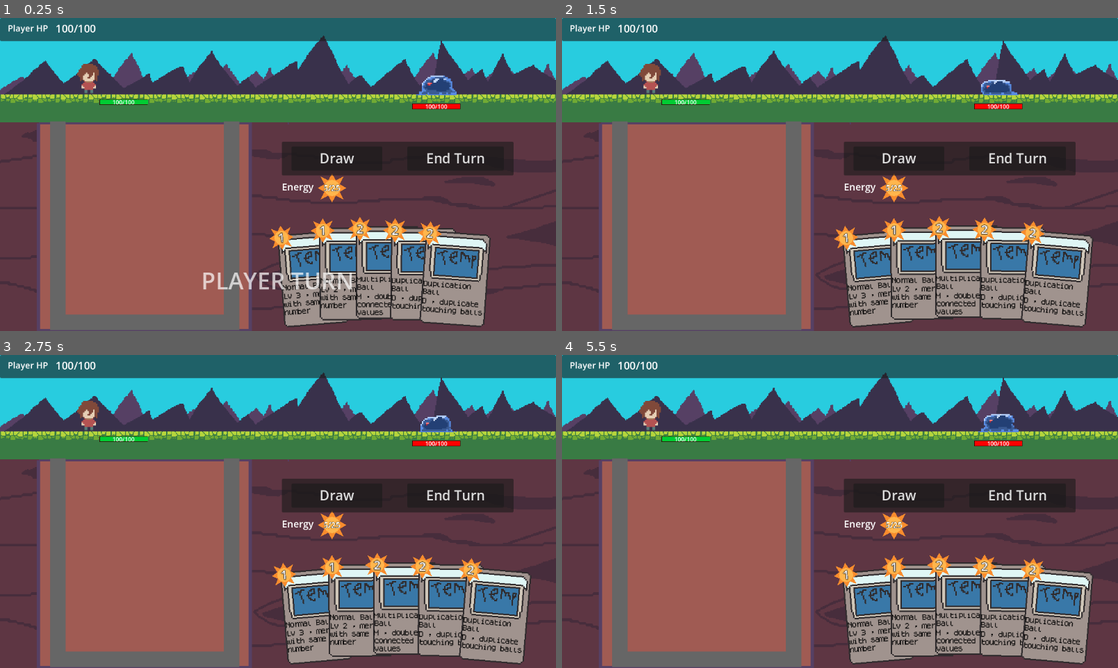
Above: before the commit, frames 1-4 (two rows, left to right).
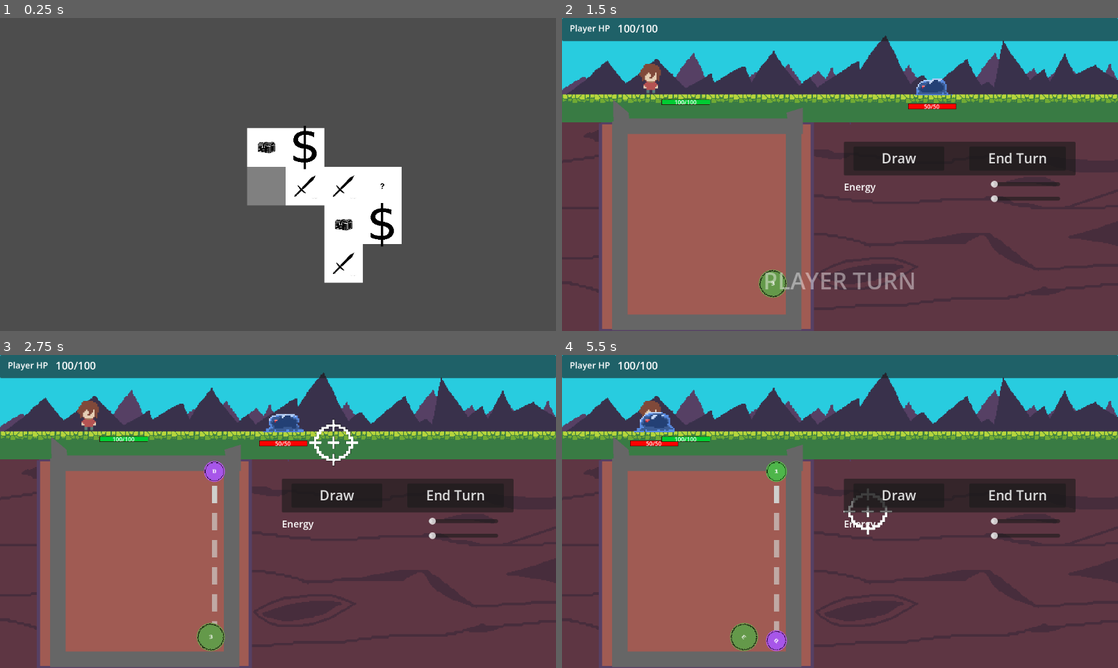
Above: after the commit, the same moments.

Repository: nmh6063-star/GameDesign-FinalProject
Game: Godot game, scene res://scenes/map.tscn
The game is run twice, just before and just after one commit, with the same random seed, the same clock (stepped at 60 frames per second) and the same inputs. Before the commit the project starts from res://scenes/main.tscn.
Inputs (mouse positions are in pixels of both pictures, inside the frame that each line leads up to):
- Up to frame 1 (0.25 s): no input
- Up to frame 2 (1.5 s): tap Enter (enter_level, bound only after the commit) at 0.5 s; move the mouse to (962, 158) at 0.52 s; hold D (Move_Right) 0.53-1.28 s; click (962, 158) at 0.6 s; tap Space (space) at 0.8, 1.35 s; move the mouse to (728, 190) at 1.27 s; hold S (Move_Down) from 1.28 s (still down)
- Up to frame 3 (2.75 s): tap Enter (enter_level, bound only after the commit) at 1.55, 2.1 s; move the mouse to (333, 442) at 2.02 s; release S (Move_Down) at 2.03 s; hold D (Move_Right) from 2.03 s (still down); tap X (mode_switch, bound only after the commit) at 2.3 s
- Up to frame 4 (5.5 s): move the mouse to (812, 574) at 2.77 s; release D (Move_Right) at 2.78 s; hold W (Move_Up) 2.78-3.53 s; tap X (mode_switch, bound only after the commit) at 2.85, 5.3 s; click (812, 574) at 3.05 s; move the mouse to (1006, 558) at 3.52 s; hold A (left) 3.53-5.03 s; click (1006, 558) at 3.6 s; tap Space (space) at 3.8, 4.35 s; move the mouse to (673, 464) at 4.27 s; tap Enter (enter_level, bound only after the commit) at 4.55, 5.1 s; move the mouse to (867, 511) at 5.02 s; hold S (Move_Down) from 5.03 s (still down)

The runs differ from the first frame. In frame 1, 79% of the frame differs, in the area x 0-100%, y 0-100%; in frame 2, 16%; in frame 3, 17%; in frame 4, 17%.

Commit message:
map + gameplay changes

Diff:
--- a/project.godot
+++ b/project.godot
@@ -11,7 +11,7 @@
 [application]
 
 config/name="ProfessorPinballsCastle"
-run/main_scene="uid://tt07u0d3npdi"
+run/main_scene="uid://bdoo1vsi5jcwo"
 config/features=PackedStringArray("4.6", "GL Compatibility")
 boot_splash/bg_color=Color(0, 0.133333, 0.764706, 1)
 config/icon="res://assets/CapsuleBall.png"
@@ -211,12 +211,23 @@
 "events": [Object(InputEventMouseButton,"resource_local_to_scene":false,"resource_name":"","device":-1,"window_id":0,"a …(253 unchanged characters)…
 ]
 }
+mode_switch={
+"deadzone": 0.2,
+"events": [Object(InputEventKey,"resource_local_to_scene":false,"resource_name":"","device":-1,"window_id":0,"alt_pressed":false,"shift_pressed":false,"ctrl_pressed":false,"meta_pressed":false,"pressed":false,"keycode":0,"physical_keycode":88,"key_label":0,"unicode":120,"location":0,"echo":false,"script":null)
+]
+}
+enter_level={
+"deadzone": 0.2,
+"events": [Object(InputEventKey,"resource_local_to_scene":false,"resource_name":"","device":-1,"window_id":0,"alt_pressed":false,"shift_pressed":false,"ctrl_pressed":false,"meta_pressed":false,"pressed":false,"keycode":0,"physical_keycode":4194309,"key_label":0,"unicode":0,"location":0,"echo":false,"script":null)
+]
+}
 
 [physics]
 
 3d/physics_engine="Jolt Physics"
 2d/default_gravity=1000
 2d/default_linear_damp=0.0
+common/physics_interpolation=true
 common/physics_fps=240
 
 [rendering]
--- a/scenes/main.tscn
+++ b/scenes/main.tscn
@@ -13,6 +13,7 @@
 [ext_resource type="Script" uid="uid://cwd3n2iac6d77" path="res://script/entities/player.gd" id="9_trceg"]
 [ext_resource type="Script" uid="uid://cddiivxjsx5a1" path="res://script/ui/line_indicator.gd" id="11_ya4ey"]
 [ext_resource type="PackedScene" uid="uid://dyoj8165ej3ax" path="res://scenes/indicator_sprite.tscn" id="12_eb6dy"]
+[ext_resource type="Texture2D" uid="uid://dx12fl0tb44r5" path="res://assets/Target.png" id="14_a8y0u"]
 
 [sub_resource type="GDScript" id="GDScript_0wfyh"]
 script/source = "extends Node2D
@@ -40,7 +41,7 @@
 	template_ball.connect(\"dropped\", _on_ball_dropped)
 	((template_ball as Node).get_node(\"CollisionShape2D\") as CollisionShape2D).disabled = true
 	game_manager.attack_calculated.connect(_on_attack_calculated)
-	game_manager.player_attacked.connect(_on_player_attacked)
+	enemy_node.player_attacked.connect(_on_player_attacked)
 	game_manager.player_healed.connect(_on_player_healed)
 	game_manager.turn_ended.connect(_on_turn_ended)
 	game_manager.energy_changed.connect(_on_energy_changed)
@@ -191,6 +192,7 @@
 
 [sub_resource type="PhysicsMaterial" id="PhysicsMaterial_ball"]
 friction = 2.5
+bounce = 0.9
 
 [sub_resource type="CircleShape2D" id="CircleShape2D_o5qli"]
 radius = 20.0
@@ -376,6 +378,9 @@
 _data = [Vector2(0, -1), 0.0, 6.0, 0, 0, Vector2(0.4950249, 0.00042247772), 0.0, 0.0, 0, 0, Vector2(1, 1), 6.0, 0.0, 0, 0]
 point_count = 3
 
+[sub_resource type="CircleShape2D" id="CircleShape2D_jkv2x"]
+radius = 40.311287
+
 [node name="Node2D" type="Node2D" unique_id=1625147204]
 position = Vector2(328, 323)
 script = SubResource("GDScript_0wfyh")
@@ -386,7 +391,7 @@
 [node name="DamageAnchorEnemy" type="Marker2D" parent="." unique_id=1800000041]
 position = Vector2(664, -132)
 
-[node name="GameManager" type="Node" parent="." unique_id=393182643]
+[node name="GameManager" type="Node2D" parent="." unique_id=1775782920]
 script = ExtResource("2_gm")
 
 [node name="WoodBack" type="Sprite2D" parent="." unique_id=1221723363]
@@ -515,6 +520,7 @@
 text = "Player HP"
 
 [node name="EnergyLabel" type="Label" parent="UI" unique_id=1800000011]
+visible = false
 offset_left = 584.0
 offset_top = 335.0
 offset_right = 768.0
@@ -579,6 +585,7 @@
 layout_mode = 2
 
 [node name="CostBadge" type="Node2D" parent="UI" unique_id=2081867748]
+visible = false
 z_index = -1
 position = Vector2(688, 352)
 scale = Vector2(1.5, 1.5)
@@ -614,15 +621,34 @@
 horizontal_alignment = 1
 vertical_alignment = 1
 
+[node name="HSlider" type="HSlider" parent="." unique_id=756710493]
+offset_left = 560.0
+offset_top = 42.0
+offset_right = 704.0
+offset_bottom = 58.0
+
+[node name="HSlider2" type="HSlider" parent="." unique_id=1124735120]
+offset_left = 560.0
+offset_top = 12.0
+offset_right = 704.0
+offset_bottom = 28.0
+
 [node name="Box" type="StaticBody2D" parent="." unique_id=953407219]
 position = Vector2(-40, 109)
 physics_material_override = SubResource("PhysicsMaterial_surface")
 
-[node name="box_left" type="Polygon2D" parent="Box" unique_id=1832960912]
+[node name="box_left2" type="Polygon2D" parent="Box" unique_id=1908746544]
 position = Vector2(14, -226)
 scale = Vector2(1, 10.75)
 color = Color(0.4, 0.4, 0.4, 1)
 polygon = PackedVector2Array(-198, 0.6511631, -166, 0.6511631, -166, 37.860466, 162, 37.860466, 162, 0.6511631, 194, 0.6511631, 194, 40.83721, -198, 40.83721)
+uv = PackedVector2Array(-200, 0, -160.48761, 0, -146.41681, 0, -56.703583, 0, 0.3521576, 0, 164.01239, 0, 200, 0, 200, 40, -136.33289, 40, -200, 40)
+
+[node name="box_left3" type="Polygon2D" parent="Box" unique_id=1522180883]
+position = Vector2(17, -632)
+scale = Vector2(1, 10.75)
+color = Color(0.4, 0.4, 0.4, 1)
+polygon = PackedVector2Array(-199, 34.25, -167, 36.75, -166, 37.860466, 162, 37.860466, 160, 36.75, 194.5, 35.75, 194, 40.83721, -198, 40.83721)
 uv = PackedVector2Array(-200, 0, -160.48761, 0, -146.41681, 0, -56.703583, 0, 0.3521576, 0, 164.01239, 0, 200, 0, 200, 40, -136.33289, 40, -200, 40)
 
 [node name="collision_left" type="CollisionPolygon2D" parent="Box" unique_id=2092186238]
@@ -697,13 +723,30 @@
 [node name="Timer" type="Timer" parent="Enemy" unique_id=1336342294]
 wait_time = 0.1
 
+[node name="Timer2" type="Timer" parent="Enemy" unique_id=421151047]
+wait_time = 5.0
+one_shot = true
+autostart = true
+
 [node name="CardManager" type="Node2D" parent="." unique_id=492797140]
 position = Vector2(184, 216)
 script = ExtResource("6_o6xl0")
 hand_curve = SubResource("Curve_o6xl0")
 rotation_curve = SubResource("Curve_tipki")
 
+[node name="Target" type="Node2D" parent="." unique_id=2058900465]
+
+[node name="Area2D" type="Area2D" parent="Target" unique_id=1811101269]
+
+[node name="CollisionShape2D" type="CollisionShape2D" parent="Target/Area2D" unique_id=1870874704]
+shape = SubResource("CircleShape2D_jkv2x")
+
+[node name="Sprite2D" type="Sprite2D" parent="Target" unique_id=1555519289]
+scale = Vector2(0.15, 0.15)
+texture = ExtResource("14_a8y0u")
+
 [connection signal="pressed" from="UI/ActionBar/DrawButton" to="." method="_on_draw_pressed"]
 [connection signal="pressed" from="UI/ActionBar/FinishTurnButton" to="." method="_on_finish_turn_pressed"]
 [connection signal="timeout" from="Player/Timer" to="Player" method="_on_timer_timeout"]
 [connection signal="timeout" from="Enemy/Timer" to="Enemy" method="_on_timer_timeout"]
+[connection signal="timeout" from="Enemy/Timer2" to="Enemy" method="_on_timer_2_timeout"]
--- /dev/null
+++ b/scenes/map.tscn
@@ -0,0 +1,27 @@
+[gd_scene format=3 uid="uid://bdoo1vsi5jcwo"]
+
+[ext_resource type="Script" uid="uid://w50sb5yf7wx8" path="res://script/map/map_generator.gd" id="1_4xfga"]
+
+[node name="Node2D" type="Node2D" unique_id=843395142]
+
+[node name="map_manager" type="Node2D" parent="." unique_id=664129571]
+script = ExtResource("1_4xfga")
+
+[node name="Camera2D" type="Camera2D" parent="." unique_id=1988526847]
+scale = Vector2(3, 3)
+
+[node name="CanvasLayer" type="CanvasLayer" parent="." unique_id=1595742687]
+
+[node name="Container" type="Container" parent="CanvasLayer" unique_id=2090410410]
+anchors_preset = 8
+anchor_left = 0.5
+anchor_top = 0.5
+anchor_right = 0.5
+anchor_bottom = 0.5
+grow_horizontal = 2
+grow_vertical = 2
+
+[node name="Button" type="Button" parent="CanvasLayer/Container" unique_id=797702381]
+custom_minimum_size = Vector2(100, 100)
+layout_mode = 2
+text = "Test"
--- /dev/null
+++ b/scenes/map_tile.tscn
@@ -0,0 +1,13 @@
+[gd_scene format=3 uid="uid://c6nksbnqw6wkk"]
+
+[ext_resource type="Script" uid="uid://d1e4u0j6ifmdy" path="res://script/map/map_tile.gd" id="1_eader"]
+
+[node name="MapTile" type="Polygon2D" unique_id=309099207]
+scale = Vector2(2, 2)
+polygon = PackedVector2Array(-32, -7.9999995, -32, 32, 8, 32, 8, -7.9999995)
+uv = PackedVector2Array(-32, -7.9999995, -32, 32, 8, 32, 8, -7.9999995)
+script = ExtResource("1_eader")
+
+[node name="Sprite2D" type="Sprite2D" parent="." unique_id=1922397898]
+position = Vector2(-11.999999, 11.999999)
+scale = Vector2(0.025, 0.025)
--- a/script/ball/game_ball.gd
+++ b/script/ball/game_ball.gd
@@ -12,11 +12,14 @@
 var direction: int = 0
 var level: int = 1
 var reset: bool = false
+var bounce = 1
 
 const GRAVITY_SCALE := 2.0
 
 const OUTLINE_WIDTH := 2.0
 const OUTLINE_POINTS := 64
+
+var last_velocity = Vector2.ZERO
 
 
 func _radius() -> float:
@@ -26,7 +29,7 @@
 	if reset:
 		return radius
 	for i in range(1, level):
-		radius += 10.0 / i
+		radius += 5.0 / i
 	return radius
 
 
@@ -55,6 +58,8 @@
 	gravity_scale = 0.0
 	_update_collision()
 	queue_redraw()
+	contact_monitor = true
+	max_contacts_reported = 10
 
 
 func _update_collision() -> void:
@@ -69,7 +74,7 @@
 func merge_into_me() -> void:
 	if not behavior.participates_in_level_merge():
 		return
-	level += 1
+	level *= 2
 	_update_collision()
 	queue_redraw()
 
@@ -92,6 +97,10 @@
 
 
 func _physics_process(_delta: float) -> void:
+	if linear_velocity.y <= 1:
+		physics_material_override.absorbent = true
+	else:
+		physics_material_override.absorbent = false
 	# Keep spare (hidden) balls from falling.
 	if not visible:
 		gravity_scale = 0.0
@@ -110,15 +119,48 @@
 	if not set_up:
 		gravity_scale = GRAVITY_SCALE
 		return
-
 	gravity_scale = 0.0
-	direction = int(Input.is_action_pressed("right")) - int(Input.is_action_pressed("left"))
-	linear_velocity = Vector2(move_speed * direction, 0.0)
-	if Input.is_action_just_pressed("space"):
+	direction = int((get_node("/root/Node2D/Target").position.x - self.position.x)/abs(get_node("/root/Node2D/Target").position.x - self.position.x))
+	if abs(get_node("/root/Node2D/Target").position.x - self.position.x) < 15:
+		direction = 0
+	#direction = int(Input.is_action_pressed("right")) - int(Input.is_action_pressed("left"))
+	linear_velocity = Vector2(clamp(abs(get_node("/root/Node2D/Target").position.x - self.position.x) * 25, 0, 2500) * direction, 0)
+	if Input.is_action_just_pressed("play_card"):
 		gravity_scale = GRAVITY_SCALE
 		set_up = false
 		dropped.emit()
 
+func _integrate_forces(state):
+	pass
+	"""
+	for i in range(state.get_contact_count()):
+		var collider = state.get_contact_collider_object(i)
+		if (collider == null or collider.name != "Box"):
+			continue
+		var normal: Vector2 = state.get_contact_local_normal(i)
+		var finalImpulse = Vector2.ZERO
+		print(normal)
+		if abs(normal.x) > 0.1:
+			finalImpulse.x = -sign(normal.x)
+		if abs(normal.y) > 0.1:
+			finalImpulse.y = sign(normal.y)
+		if finalImpulse == Vector2.ZERO:
+			continue
+		var impulse_strength = last_velocity
+		var impulse = finalImpulse * impulse_strength
+		if impulse.y == abs(last_velocity.y):
+			impulse.y = 0
+		if impulse.x > 0:
+			print("negative")
+		else:
+			print("positive")
+		if abs(impulse.x) > 0:
+			print(impulse)
+		#print(last_velocity)
+		print("HERE")
+		#bounce += 1
+		apply_central_impulse(impulse)
+	"""
 
 func _shake() -> void:
 	if get_colliding_bodies().size() > 0:
--- a/script/ball/resolve/special_ball_resolver.gd
+++ b/script/ball/resolve/special_ball_resolver.gd
@@ -57,6 +57,8 @@
 		if b.behavior.kind != BallBehavior.Kind.HEAL:
 			continue
 		var comp := _touching(b, balls)
+		if comp.size() == 0:
+			continue
 		var sum := 0
 		for o in comp:
 			if o.behavior.participates_in_level_merge():
@@ -75,6 +77,8 @@
 	var balls := _balls(root, template)
 	for b in balls:
 		if b.behavior.kind != BallBehavior.Kind.MULTIPLICATION:
+			continue
+		if _touching(b, balls).size() == 0:
 			continue
 		for o in _touching(b, balls):
 			if o.behavior.participates_in_level_merge():
@@ -98,14 +102,20 @@
 			if o != b:
 				others.append(o)
 		# D triggers when it touches at least 2 other balls.
+		for i in range(others.size()):
+			if others[i].behavior.kind == BallBehavior.Kind.DUPLICATION:
+				others.remove_at(i)
 		if others.size() < 2:
 			continue
+			print("wait")
 		for o in others:
-			var d := o.duplicate() as GameBall
-			_prep_playfield(d)
-			root.add_child(d)
-			d.global_position = o.global_position + Vector2(randf_range(-8.0, 8.0), randf_range(-8.0, 8.0))
-			wire.call(d)
+			for i in range(2):
+				var d := o.duplicate() as GameBall
+				d.level = o.level
+				_prep_playfield(d)
+				root.add_child(d)
+				d.global_position = o.global_position + Vector2(randf_range(-8.0, 8.0), randf_range(-8.0, 8.0))
+				wire.call(d)
 		_consume(b)
 		_wake_playfield(root)
 		return true
--- a/script/card/card_manager.gd
+++ b/script/card/card_manager.gd
@@ -19,13 +19,24 @@
 var deckSize := 700
 var index := 0
 var cardPlay := true
+var deck = []
 
 
 func _physics_process(delta: float) -> void:
 	var target := targetPos + (Vector2.ZERO if cardPlay else Vector2(0, 350))
 	position = position.lerp(target, delta * hideSpeed)
+	if cardPlay:
+		if deck.size() == 0:
+			deck = _LIB._build()
+		var index = randi() % deck.size()
+		var details = deck[index].duplicate(true)
+		var inst = _CARD.instantiate()
+		inst.details = details
+		deck.remove_at(index)
+		confirm_play(inst)
 
 
+#below here is all invalidated code. TODO, edit other scripts so can easily delete
 func draw() -> void:
 	var inst := _CARD.instantiate()
 	add_child(inst)
@@ -45,8 +56,8 @@
 		return
 	var idx := card.get_index()
 	var def := card.details as CardDefinition
-	if def == null or idx < 0 or idx >= get_child_count():
-		return
+	#if def == null or idx < 0 or idx >= get_child_count():
+	#	return
 	if Global.player_energy < def.cost:
 		card.disarm_snap()
 		return
--- a/script/card/library/card_library.gd
+++ b/script/card/library/card_library.gd
@@ -9,14 +9,13 @@
 	var pool := _build()
 	return pool[randi() % pool.size()].duplicate(true)
 
-
 static func _build() -> Array[CardDefinition]:
 	var a: Array[CardDefinition] = []
 	for lv in range(1, 5):
 		a.append(_normal(lv))
 	a.append(_dup())
 	a.append(_mult())
-	a.append(_heal())
+	#a.append(_heal())
 	return a
 
 
--- a/script/core/global.gd
+++ b/script/core/global.gd
@@ -9,7 +9,12 @@
 var player_health := 100
 var player_max_health := 100
 
-var player_energy_max := 25
-var player_energy := 5
+var player_energy_max := 1000
+var player_energy := 1000
+
+var map_drawn = false
+var map_horizontal = 4
+var map_vertical = 2
+var current_tile = Vector2(-1, 0)
 
 @onready var ballInPlay = get_node("/root/Node2D/Ball")
--- a/script/entities/enemy.gd
+++ b/script/entities/enemy.gd
@@ -2,10 +2,15 @@
 
 signal damaged(amount: int)
 
-@export var max_health: int = 100
+@export var max_health: int = 50
 @export var attack_damage: int = 10
 var current_health: int
 @onready var base = $AnimatedSprite2D.modulate
+@onready var timer2 = $Timer2
+@onready var startPos = self.position
+@onready var player = get_node("/root/Node2D/Player")
+var time = 0.0
+signal player_attacked(amount: int)
 
 
 const BAR_WIDTH := 98.0
@@ -36,3 +41,15 @@
 
 func _on_timer_timeout() -> void:
 	$AnimatedSprite2D.modulate = base
+
+func _physics_process(delta: float) -> void:
+	time += delta
+	var weight = time / 5.0
+	position = startPos.lerp(Vector2(player.position.x * 5, self.position.y), weight)
+
+func _on_timer_2_timeout() -> void:
+	player_attacked.emit(10)
+	Global.player_health = max(Global.player_health - 10, 0)
+	self.position = startPos
+	time = 0
+	timer2.start()
--- /dev/null
+++ b/script/map/map_generator.gd
@@ -0,0 +1,99 @@
+extends Node2D
+
+var tile = preload("res://scenes/map_tile.tscn")
+var gameState = "res://scenes/main.tscn"
+var currentTile = Vector2(0, 0)
+@onready var shopButton = $"/root/Node2D/CanvasLayer/Container/Button"
+
+func _ready() -> void:
+	shopButton.visible = false
+	if !Global.map_drawn:
+		Global.map_drawn = true
+		_generate_map()
+
+func _physics_process(delta: float) -> void:
+	if currentTile != Global.current_tile:
+		_set_current_tile()
+	if Input.is_action_just_pressed("Move_Up"):
+		if _check_tile_valid(Vector2(currentTile.x, currentTile.y - 1)):
+			currentTile.y -= 1
+	elif Input.is_action_just_pressed("Move_Down"):
+		if _check_tile_valid(Vector2(currentTile.x, currentTile.y + 1)):
+			currentTile.y += 1
+	elif Input.is_action_just_pressed("Move_Right"):
+		if _check_tile_valid(Vector2(currentTile.x + 1, currentTile.y)):
+			currentTile.x += 1
+	if Input.is_action_just_pressed("enter_level"):
+		var tileType = _get_current_tile_type()
+		if tileType == "shop":
+			shopButton.visible = true
+		else:
+			get_tree().change_scene_to_file(gameState)
+	#print(currentTile)
+
+
+func _generate_map():
+	var horizontal = 0
+	while horizontal < Global.map_horizontal:
+		_generate_tile(Vector2(horizontal, 0))
+		for i in range(2):
+			var vertical = 0
+			while vertical < Global.map_vertical:
+				var vertChance = randi_range(0, 1)
+				if vertChance == 1:
+					if i == 0:
+						vertical +=  1
+					else:
+						vertical -= 1
+					_generate_tile(Vector2(horizontal, vertical))
+				else:
+					break
+		horizontal += 1
+
+func _generate_tile(pos: Vector2):
+	var inst = tile.instantiate()
+	inst.position = pos * 80
+	var setType = randf_range(0.0, 1.0)
+	var type = ""
+	if pos == Vector2.ZERO:
+		type = "empty"
+	else:
+		if setType < 0.25:
+			type = "fight"
+		elif setType < 0.5:
+			type = "chest"
+		elif setType < 0.75:
+			type = "shop"
+		else:
+			type = "random"
+	inst.setPanel(type)
+	add_child(inst)
+
+func _check_tile_valid(pos: Vector2):
+	var children = get_children()
+	for child in children:
+		if child.position == pos * 80:
+			print("test")
+			return true
+	print("tried")
+	return false
+
+func _set_current_tile():
+	var children = get_children()
+	print(currentTile)
+	print(Global.current_tile)
+	for child in children:
+		if child.position == currentTile * 80:
+			child.modulate = Color(0.502, 0.502, 0.502)
+			print("hit one")
+		elif child.position == Global.current_tile * 80:
+			child.modulate = Color(1.0, 1.0, 1.0)
+			print("hit two")
+	Global.current_tile = currentTile
+
+func _get_current_tile_type():
+	var children = get_children()
+	for child in children:
+		if child.position == currentTile * 80:
+			return child.type
+	return "empty"
--- /dev/null
+++ b/script/map/map_tile.gd
@@ -0,0 +1,15 @@
+extends Polygon2D
+
+var type = ""
+
+var images = {
+	"fight" : preload("res://assets/tempAssets/sword.png"),
+	"chest" : preload("res://assets/tempAssets/chest.png"),
+	"shop" : preload("res://assets/tempAssets/dollar.png"),
+	"random" : preload("res://assets/tempAssets/random.png"),
+	"empty" : null
+}
+
+func setPanel(x: String):
+	type = x
+	$Sprite2D.texture = images[x]
--- a/script/session/game_manager.gd
+++ b/script/session/game_manager.gd
@@ -1,4 +1,4 @@
-extends Node
+extends Node2D
 
 const GameBall := preload("res://script/ball/game_ball.gd")
 const CardManager := preload("res://script/card/card_manager.gd")
@@ -30,16 +30,28 @@
 var _attack_levels_by_id: Dictionary = {}
 var _pending_player_damage: Array[int] = []
 var _player_damage_apply_timer := 0.0
+var mode = true
+var target
 
 
 func _ready() -> void:
-	#Global.player_energy = Global.player_energy_max
+	Global.player_energy = Global.player_energy_max
+	target = get_node("/root/Node2D/Target")
+	target.z_index = 999
 	#change to some constant
-	Global.player_energy = 5
+	#Global.player_energy = 5
 	energy_changed.emit(Global.player_energy, Global.player_energy_max)
 
 
 func _physics_process(_delta: float) -> void:
+	_try_merge()
+	var healed := _specials.resolve(get_parent() as Node2D, _template_ball() as GameBall, Callable(get_parent(), &"wire_playfield_ball"))
+	if healed > 0:
+		player_healed.emit(healed)
+	match Global.phase:
+		Global.Phase.PLAY:
+			_keep_hand()
+	"""
 	match Global.phase:
 		Global.Phase.PLAY:
 			_keep_hand()
@@ -49,9 +61,32 @@
 				if healed > 0:
 					player_healed.emit(healed)
 				_resolve_specials_done = true
-			if not _combat_damage_phase:
-				_try_merge()
+			#if not _combat_damage_phase:
 			_process_pending_player_damage(_delta)
+	"""
+	if Input.is_action_just_pressed("mode_switch"):
+		mode = !mode
+	target.position = get_local_mouse_position()
+	if !mode:
+		target.visible = true
+		if Input.is_action_just_pressed("play_card"):
+			var bodies = target.get_node("Area2D").get_overlapping_bodies()
+			var enemy := get_tree().get_first_node_in_group("enemy")
+			for body in bodies:
+				if body.name != "Box":
+					_combat.player_attack(enemy, body.level)
+					body.queue_free()
+			if bodies.size() > 0:
+				for node in get_tree().get_nodes_in_group("ball"):
+					if not is_instance_valid(node):
+						continue
+					var body := node as RigidBody2D
+					if body != self:
+						var direction = body.position - target.position
+						direction.normalized()
+						body.apply_central_impulse(direction * $"/root/Node2D/HSlider".value)
+	else:
+		target.visible = false
 
 
 func _keep_hand() -> void:
@@ -88,8 +123,24 @@
 	_attack_levels_by_id[id] = new_level
 	var delta: int = new_level - prev
 	_turn_attack += delta
-	if delta > 0:
-		_pending_player_damage.append(delta)
+	#if delta > 0:
+		#_pending_player_damage.append(delta)
+	var test = get_node("/root/Node2D/HSlider")
+	#print(test)
+	for node in get_tree().get_nodes_in_group("ball"):
+		if not is_instance_valid(node):
+			continue
+		var body := node as RigidBody2D
+		if body != self:
+			var direction = body.position - merged.position
+			direction.normalized()
+			body.apply_central_impulse(direction * test.value)
+		#if body != _merge:
+			#var jump_impulse = Vector2(100, -100 * test.value)
+		#if body != template and (not body.visible or body.set_up):
+			#pass
+	#var jump_impulse = Vector2(100, -100 * test.value)
+	#merged.apply_central_impulse(jump_impulse)
 
 
 func _process_pending_player_damage(dt: float) -> void:
@@ -123,7 +174,8 @@
 			continue
 		var body := node as RigidBody2D
 		if body != template and (not body.visible or body.set_up):
-			body.queue_free()
+			pass
+			#body.queue_free()
 	_clamp_ball_in_play_pointer(template as Node)
 	await get_tree().create_timer(MERGE_SETTLE_TIME).timeout
 	await _resolve_combat()
@@ -166,7 +218,8 @@
 			continue
 		var body := node as RigidBody2D
 		if body != template and _attack_levels_by_id.has(body.get_instance_id()):
-			body.queue_free()
+			pass
+			#body.queue_free()
 	_clamp_ball_in_play_pointer(template as Node)
 	_combat_damage_phase = false
 	Global.phase = Global.Phase.PLAY
Binary file added: assets/Target.png
Not shown, added: assets/Target.png.import
Binary file added: assets/tempAssets/chest.png
Not shown, added: assets/tempAssets/chest.png.import
Binary file added: assets/tempAssets/dollar.png
Not shown, added: assets/tempAssets/dollar.png.import
Binary file added: assets/tempAssets/random.png
Not shown, added: assets/tempAssets/random.png.import
Binary file added: assets/tempAssets/sword.png
Not shown, added: assets/tempAssets/sword.png.import
Not shown, added: script/map/map_generator.gd.uid
Not shown, added: script/map/map_tile.gd.uid
